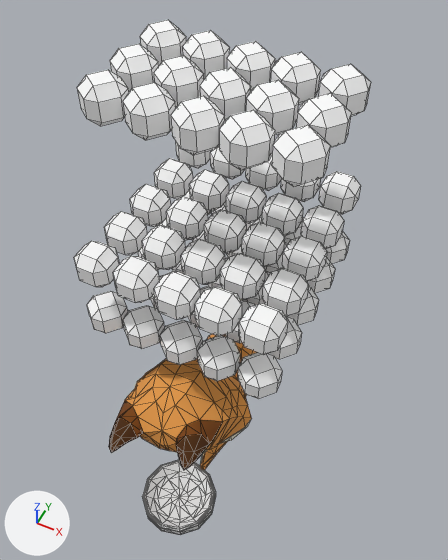
What one commit did to the OBJ model ChiBaApp/app/src/main/assets/models/emptyBowl/emptyBowl_frame17.obj.
Both versions are drawn from a 50 mm camera at (5.42, -10.91, 21.53) aimed at (-0.01, -0.05, 7.94). The lights are fixed; the arrows at lower left show +X, +Y and +Z. Mesh edges are drawn as thin lines. Where no turn or scale is listed for an object, it has been applied to the vertices. Vertices at the same position are counted once.

The first picture shows 'emptyBowl_frame17'.
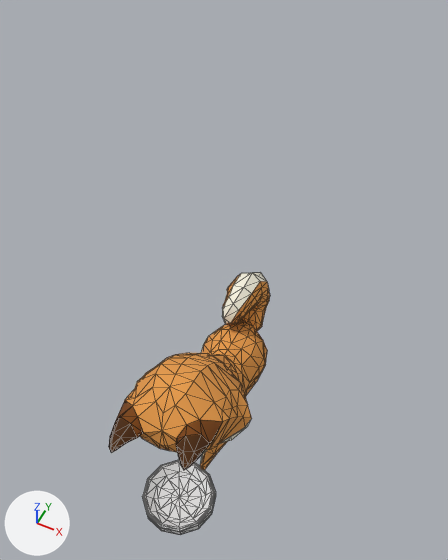
Changed parts and their boxes (x1, y1, x2, y2) in the pictures (448 x 560 px):
'emptyBowl_frame17', reshaped (46% narrower, 49% shorter): before (74, 20, 371, 535); after (109, 272, 270, 535)
part 1 of me_emptybowl_frame17, deleted: before (74, 20, 371, 399)

Diff of the bpy script that builds the scene:
```diff
--- a/ChiBaApp/app/src/main/assets/models/emptyBowl/emptyBowl_frame17.obj.py
+++ b/ChiBaApp/app/src/main/assets/models/emptyBowl/emptyBowl_frame17.obj.py
@@ me_emptybowl_frame17 @@
 # used by ob_emptybowl_frame17; location = (0.0, 0.0, 0.0)
-me_emptybowl_frame17.from_pydata(...)  # 2304 vertices, 3158 faces; spans x -2.89..2.84, y -5.37..3.51, z 0.0..14.49
-me_emptybowl_frame17.materials.append(mat_fressnapffull_phong2sg)  # white #ffffff
+me_emptybowl_frame17.from_pydata(...)  # 744 vertices, 1468 faces; spans x -1.84..1.99, y -5.37..3.51, z 0.0..6.66
+# me_emptybowl_frame17 part 1: 65 loose pieces with 1560 vertices, spanning x -2.89..2.84, y -3.15..3.16, z 7.52..14.49, are deleted
 me_emptybowl_frame17.materials.append(mat_newrigging1_lambert2sg)
```
